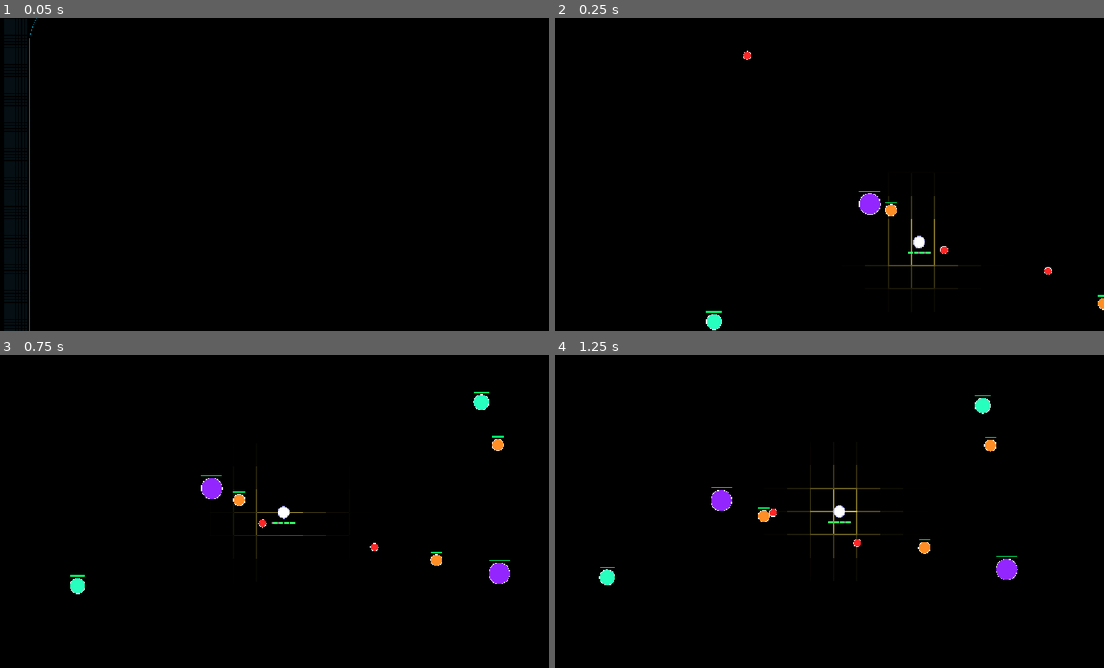
Above: before the commit, frames 1-4 (two rows, left to right).
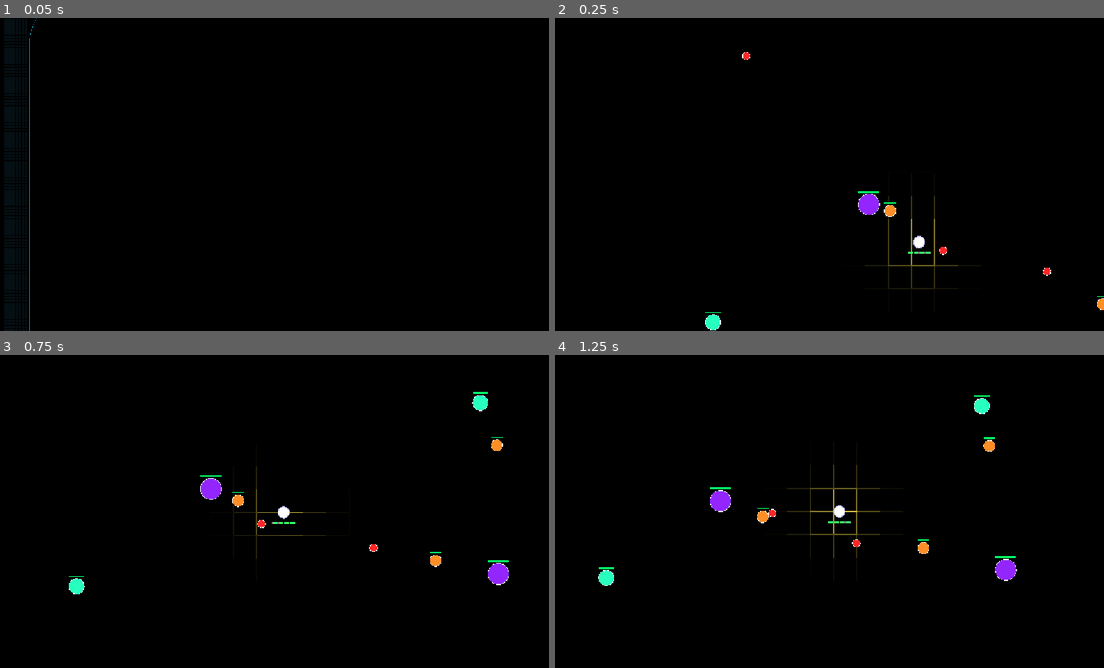
Above: after the commit, the same moments.

Repository: prime399/beatgrid-new
Game: Godot game, scene res://control.tscn
Same seed, same stepped clock (60 frames per second), same inputs: the game is played once before the commit and once after it.
Inputs (mouse positions are in pixels of both pictures, inside the frame that each line leads up to):
- Up to frame 1 (0.05 s): no input
- Up to frame 2 (0.25 s): no input
- Up to frame 3 (0.75 s): tap Enter at 0.5 s; move the mouse to (395, 495) at 0.52 s; hold Right (ui_right) from 0.53 s (still down)
- Up to frame 4 (1.25 s): keep holding Right (ui_right)

Frame 1 is identical in both runs. In frame 2, 0.2% of the frame differs, in the area x 27-100%, y 10-100%; in frame 3, 0.3%; in frame 4, 0.3%, in the area x 7-85%, y 12-74%.

Commit message:
Move Enemies position and remove Windows rendering driver

Diff:
--- a/control.tscn
+++ b/control.tscn
@@ -27,7 +27,7 @@
 script = ExtResource("2_62e2m")
 
 [node name="Enemies" type="Node2D" parent="." unique_id=1820971810]
-position = Vector2(-2, 4)
+position = Vector2(-4, 5)
 script = ExtResource("3_ee4bf")
 
 [node name="Player" type="Node2D" parent="." unique_id=640842919]
--- a/project.godot
+++ b/project.godot
@@ -25,5 +25,5 @@
 
 [rendering]
 
+rendering_device/driver.windows="d3d12"
 environment/defaults/default_clear_color=Color(0, 0, 0, 1)
-rendering_device/driver.windows="d3d12"
